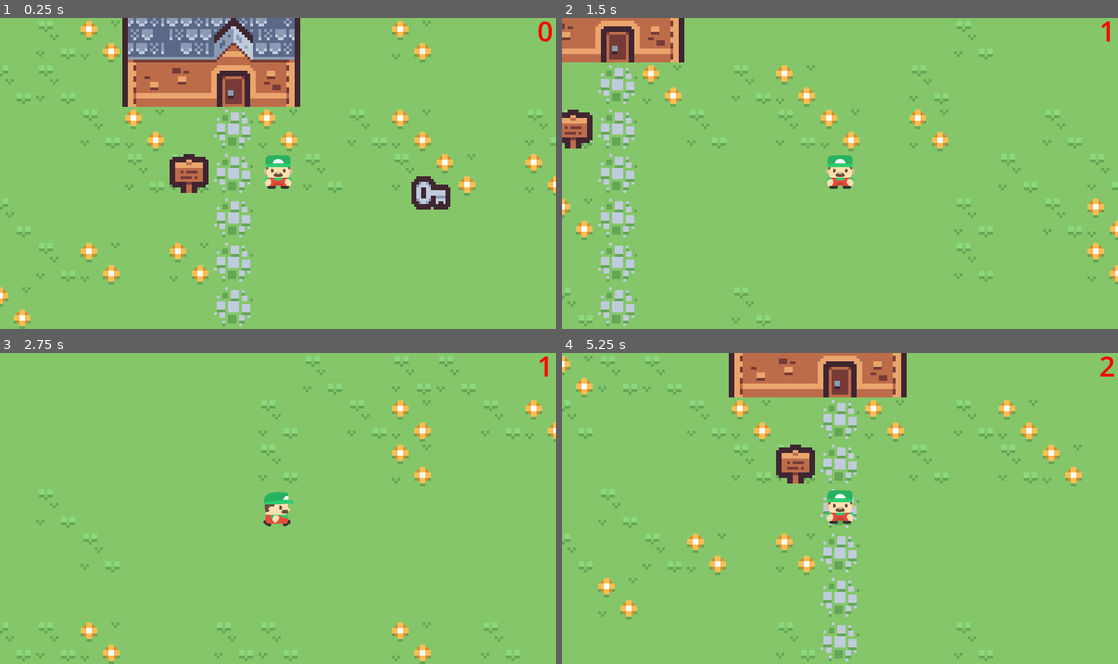
Above: before the commit, frames 1-4 (two rows, left to right).
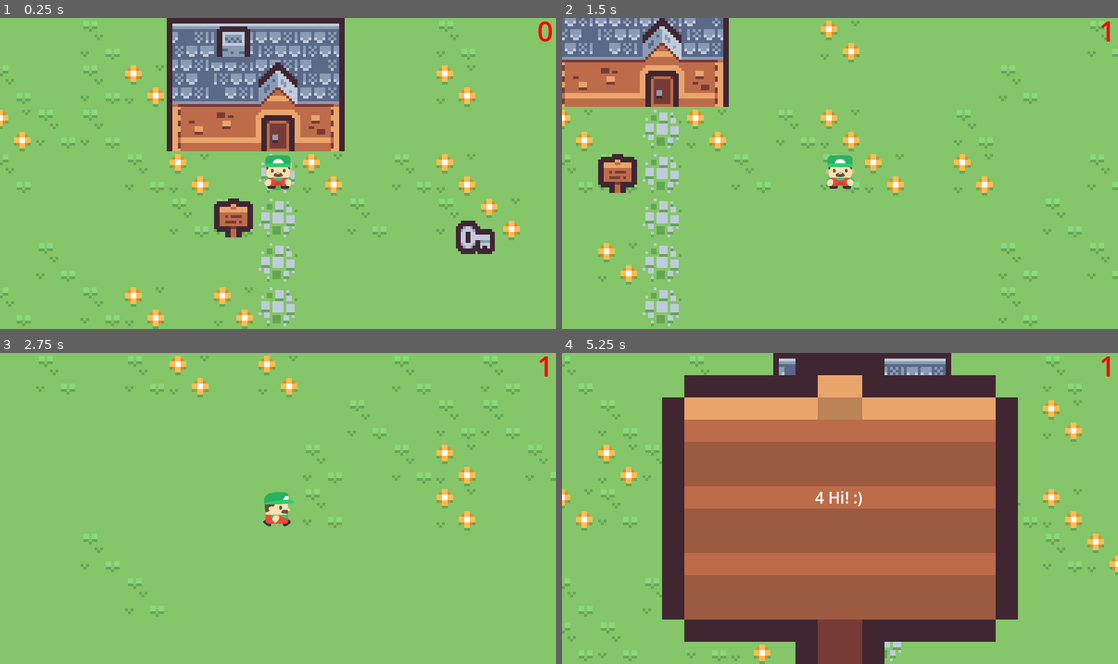
Above: after the commit, the same moments.

Repository: Starpen8Volkov/Kyle-First-Game
Game: Godot game, scene res://Scenes/main_game_window.tscn
The game is run twice, just before and just after one commit, with the same random seed, the same clock (stepped at 60 frames per second) and the same inputs.
Inputs:
- Up to frame 1 (0.25 s): no input
- Up to frame 2 (1.5 s): tap Enter at 0.5 s; hold Right (Player_Right) 0.53-1.28 s; tap E (Interact) at 0.6, 1.35 s; hold Down (Player_Down) from 1.28 s (still down)
- Up to frame 3 (2.75 s): release Down (Player_Down) at 2.03 s; hold Right (Player_Right) from 2.03 s (still down); tap E (Interact) at 2.1 s
- Up to frame 4 (5.25 s): release Right (Player_Right) at 2.78 s; hold Up (Player_Up) 2.78-3.53 s; tap E (Interact) every 0.75 s from 2.85 to 5.1 s; hold Left (Player_Left) 3.53-5.03 s; hold Down (Player_Down) from 5.03 s (still down)

The runs differ from the first frame. In frame 1, 25% of the frame differs, in the area x 0-100%, y 0-100%; in frame 2, 17%; in frame 3, 3.7%; in frame 4, 61%.

Commit message:
Debugging - Teleportation

Diff:
--- a/Assets/Tilesets/overworld.tres
+++ b/Assets/Tilesets/overworld.tres
@@ -238,18 +238,20 @@
 0:0/0/custom_data_0 = true
 0:0/0/custom_data_1 = true
 0:0/0/custom_data_2 = "House Indoor"
-0:0/0/custom_data_4 = Vector2i(135, 120)
+0:0/0/custom_data_4 = Vector2i(136, 120)
 0:0/0/custom_data_5 = "up"
 1:0/0 = 0
 1:0/0/physics_layer_0/polygon_0/points = PackedVector2Array(-8, -8, 8, -8, 8, 8, -8, 8)
 1:0/0/custom_data_1 = true
 1:0/0/custom_data_2 = "map1"
-1:0/0/custom_data_4 = Vector2i(136, 184)
+1:0/0/custom_data_4 = Vector2i(152, 200)
 1:0/0/custom_data_5 = "down"
 2:0/0 = 0
 2:0/0/physics_layer_0/polygon_0/points = PackedVector2Array(-8, -8, 8, -8, 8, 8, -8, 8)
 2:0/0/custom_data_0 = true
 2:0/0/custom_data_1 = true
+2:0/0/custom_data_2 = "map1"
+2:0/0/custom_data_4 = Vector2i(16, 16)
 2:0/0/custom_data_5 = "up"
 3:0/0 = 0
 3:0/0/physics_layer_0/polygon_0/points = PackedVector2Array(-8, -8, 8, -8, 8, 8, -8, 8)
--- a/Scenes/House Indoor.tscn
+++ b/Scenes/House Indoor.tscn
@@ -33,7 +33,7 @@
 [node name="Interactables" type="TileMapLayer" parent="TileMap" groups=["dynamic", "dynamic layer"]]
 z_index = -2
 use_parent_material = true
-tile_map_data = PackedByteArray("AAAIAAgAAgABAAAAAAAIAAMAAgAAAAAAAAA=")
+tile_map_data = PackedByteArray("AAAIAAgAAgABAAAAAAA=")
 tile_set = ExtResource("1_xebma")
 
 [node name="doors" type="TileMapLayer" parent="TileMap" groups=["door", "solid"]]
@@ -57,13 +57,11 @@
 use_parent_material = true
 tile_set = ExtResource("1_xebma")
 
-[node name="Player" parent="." instance=ExtResource("2_18hui")]
-position = Vector2(135, 119)
-metadata/Direction = "up"
-
 [node name="Camera2D" type="Camera2D" parent="." groups=["player_camera"]]
 zoom = Vector2(4, 4)
 limit_left = 12
 limit_top = 16
 limit_right = 212
 limit_bottom = 128
+
+[node name="Player" parent="." instance=ExtResource("2_18hui")]
--- a/Scenes/map1.tscn
+++ b/Scenes/map1.tscn
@@ -36,7 +36,7 @@
 [node name="Interactables" type="TileMapLayer" parent="TileMap" groups=["dynamic", "dynamic layer"]]
 z_index = -2
 use_parent_material = true
-tile_map_data = PackedByteArray("AAAJAAsAAgAAAAAAAAAlAAUAAQACAAYAAAA=")
+tile_map_data = PackedByteArray("AAAlAAUAAQACAAYAAAAJAAsAAgAAAAAAAAA=")
 tile_set = ExtResource("1_3vq46")
 
 [node name="Solid Interactables" type="TileMapLayer" parent="TileMap" groups=["dynamic", "solid"]]
--- a/Scripts/global.gd
+++ b/Scripts/global.gd
@@ -59,6 +59,7 @@
 	main=get_tree().get_first_node_in_group("Main")
 	if l:
 		#get_tree().change_scene_to_file("res://Scenes/map"+str(m)+".tscn")
+		Mapname=map
 		var newMap=load("res://Scenes/"+str(map)+".tscn")
 		newMap=newMap.instantiate()
 		if main.get_node("Map").get_child_count()>0:
@@ -76,7 +77,8 @@
 	door = get_tree().get_nodes_in_group("door")[-1]
 
 	if pos!=null:
-		Player.global_position=pos
+		Player.position=pos
+		Player.resetPosition()
 	if dir!=null:
 		Player.update_sprite(dir)
 	changingScenes=false
--- a/Scripts/player.gd
+++ b/Scripts/player.gd
@@ -48,8 +48,7 @@
 	}
 	startDirection=get_meta("Direction")
 
-	position = ((position/Global.tileSize).round()*Global.tileSize)+(Global.tileSize/2)
-	cam.position=position
+	resetPosition()
 
 	sprite.play(startDirection)
 
@@ -146,7 +145,6 @@
 	if body!=null and Global.dynamics.has(body):
 		var tile=body.get_cell_tile_data((Vector2i((area.global_position-(Global.tileSize/2))/Global.tileSize)))
 		dynamics.append(tile)
-		print(tile, body, Vector2i((area.global_position-(Global.tileSize/2))/Global.tileSize))
 		return true
 	return false
 
@@ -168,11 +166,14 @@
 			signOnScreen=true
 
 func areDoor(tile):
-	print(tile, dynamics)
-	return tile.get_custom_data("door")
+	if tile!=null:
+		return tile.get_custom_data("door")
+	return false
 
 func areSign(tile):
-	return tile.get_custom_data("sign")
+	if tile!=null:
+		return tile.get_custom_data("sign")
+	return false
 
 func areClosedDoor(body):
 	return Global.door==body
@@ -199,3 +200,7 @@
 			sprite.stop()
 		else:
 			sprite.play(s)
+
+func resetPosition():
+	position = ((position/Global.tileSize).round()*Global.tileSize)-(Global.tileSize/2)
+	cam.position=position
